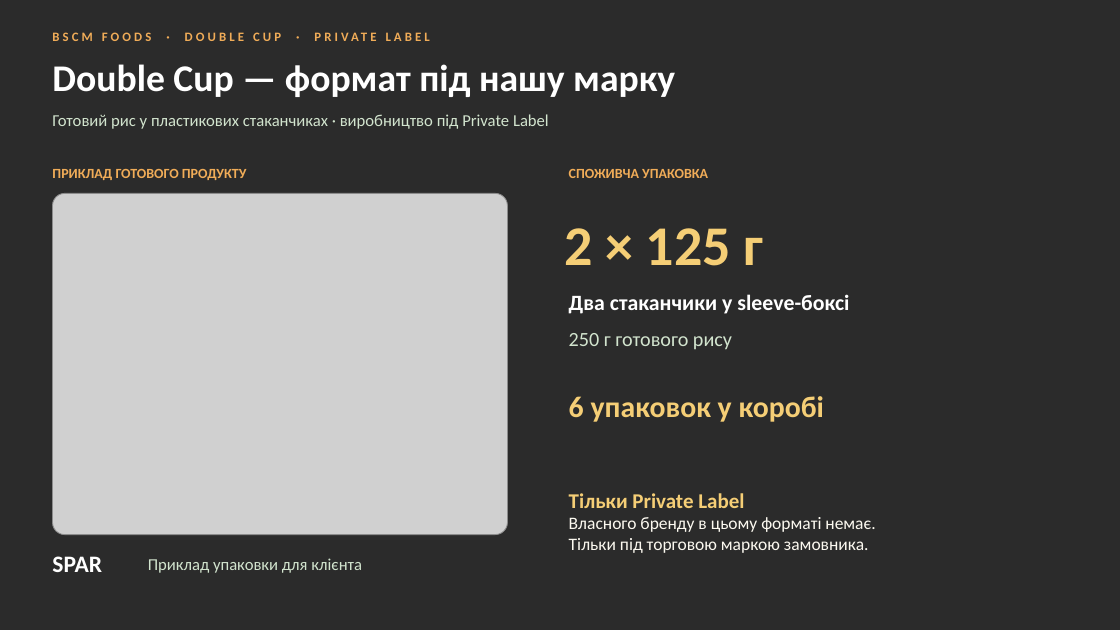
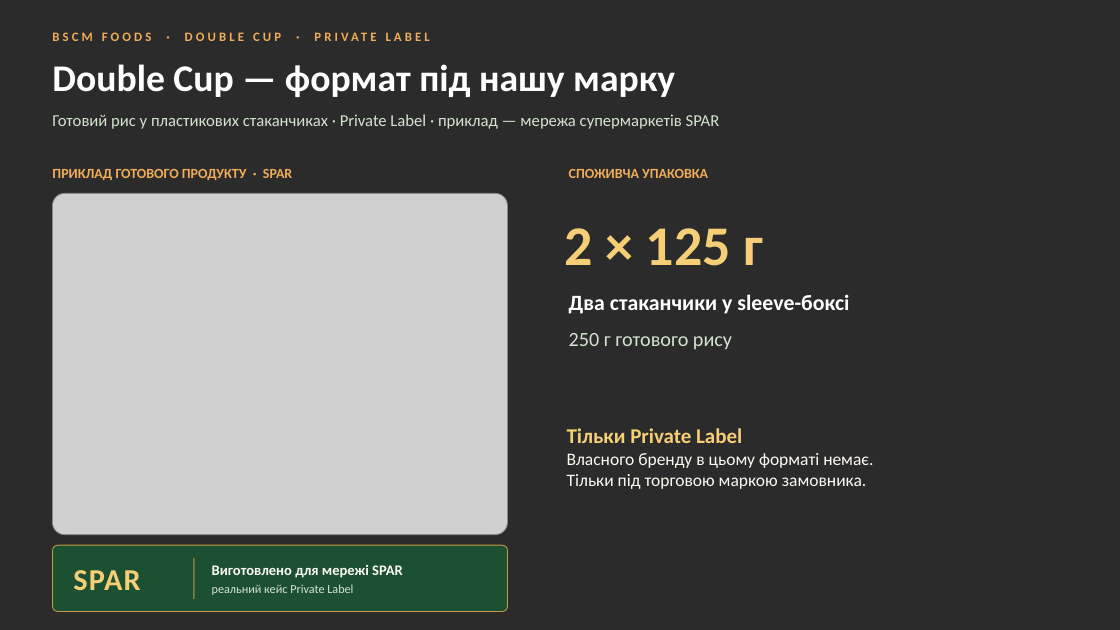
Before and after one commit to IllyaChaplygin/Chaplygin-Illya, a slide deck: slide 11 of RTE_Rice_Suppliers.pptx. Drawn at 1120x630 pixels with LibreOffice and Linux fonts; fonts in the diff are those of the drawing; grey boxes stand for pictures; background and template pictures are left out; a plain dark background stands for a picture behind light text. Boxes give left, top, right and bottom in pixels: in the first picture for what was removed or moved away, otherwise in the second. Text is boxed around its words. In the diff, an @@ line names an element or a change of style, - is before the commit and + after.

```diff
--- a/RTE_Rice_Suppliers.pptx
+++ b/RTE_Rice_Suppliers.pptx
@@ text at box(52, 114, 720, 129): text changed @@
-Готовий рис у пластикових стаканчиках · виробництво під Private Label
+Готовий рис у пластикових стаканчиках · Private Label · приклад — мережа супермаркетів SPAR
@@ text at box(52, 169, 292, 180): text changed @@
-ПРИКЛАД ГОТОВОГО ПРОДУКТУ
+ПРИКЛАД ГОТОВОГО ПРОДУКТУ · SPAR
@@ text "Тільки Private Label": place and size @@
-text "Тільки Private Label" at box(569, 493, 875, 553)
+text "Тільки Private Label" at box(567, 428, 873, 489)
@@ text removed at box(569, 396, 824, 422) @@
-6 упаковок у коробі
@@ rounded rectangle added at box(52, 545, 507, 612), fill #1A5433 at 92% opacity, outline #C89C40 0.75 pt @@
@@ text "SPAR": place and size @@
-text "SPAR" at box(52, 556, 102, 572)
+text "SPAR" at box(73, 570, 140, 590)
@@ text "SPAR" at box(73, 570, 140, 590): size 20.2 to 26 pt, text colour #FFFFFF to #F5CE76, letter spacing 0 to 1 pt @@
@@ text removed at box(148, 558, 362, 573) @@
-Приклад упаковки для клієнта
@@ rectangle added at box(193, 558, 195, 599), fill #C89C40 at 60% opacity @@
@@ text added at box(212, 565, 403, 595), 12.5 pt, text #FCF9F0, bold @@
+Виготовлено для мережі SPAR
+реальний кейс Private Label
```
Also in this commit, not shown: 1 other slide changed.
